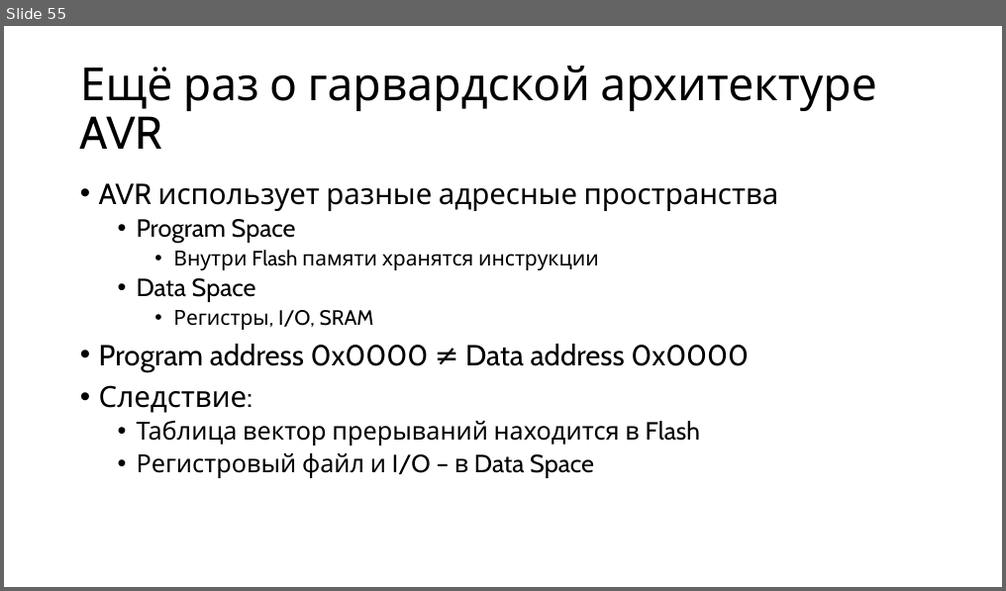
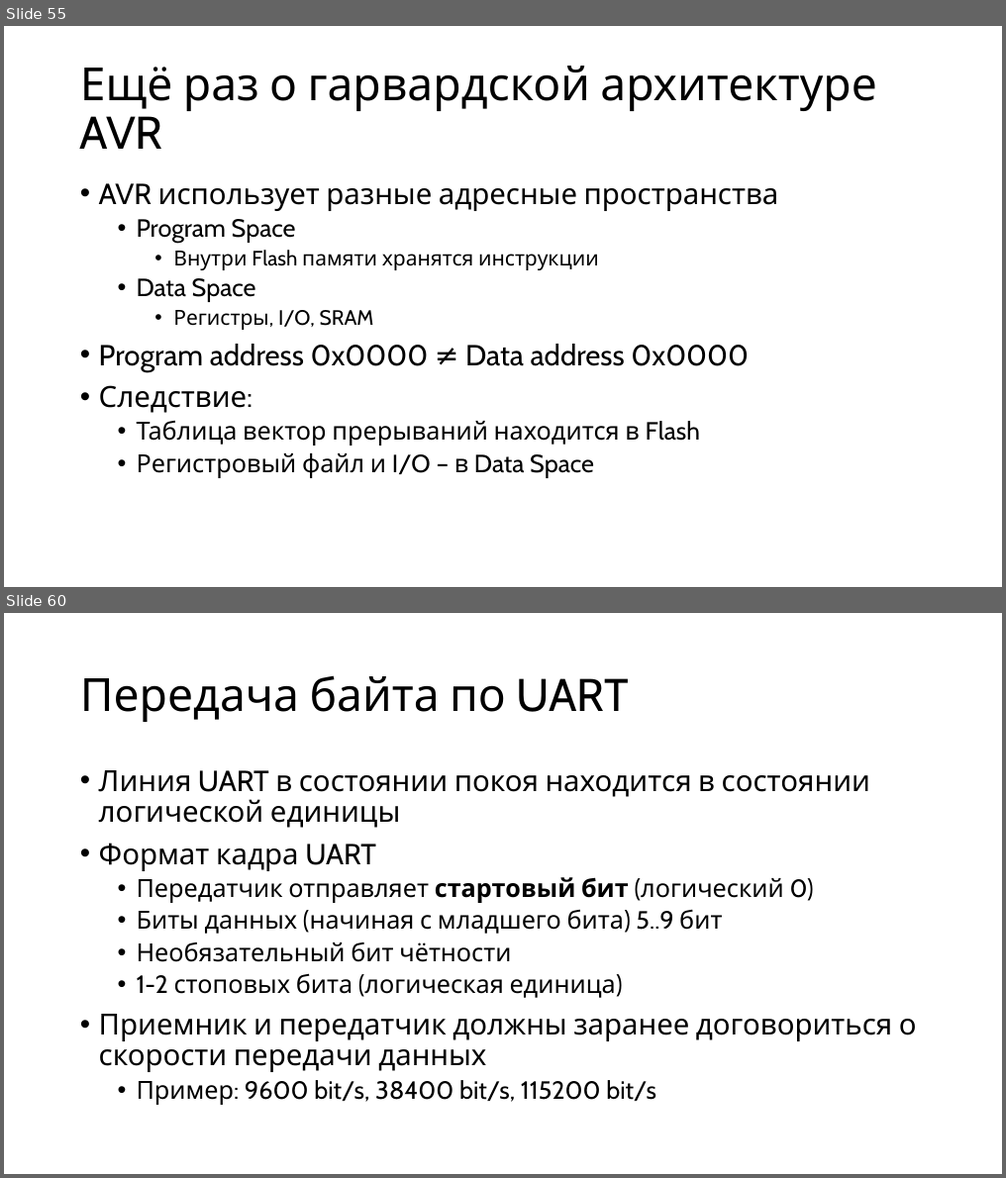
Before and after one commit to alexey-malov/mpp, a slide deck: lectures/14/Microcontroller Programming.pptx. Shown one above the other, each under a label of ours: slide 55 before the commit, slides 55 and 60 after it; the slides between them are not shown. The pictures are 1006x591 and 1006x1178 pixels, drawn with LibreOffice and Linux fonts; fonts in the diff are those of the drawing. Boxes give left, top, right and bottom in pixels: in the first picture for what was removed or moved away, otherwise in the second. Text is boxed around its words. In the diff, an @@ line names an element or a change of style, - is before the commit and + after.

```diff
--- a/lectures/14/Microcontroller Programming.pptx
+++ b/lectures/14/Microcontroller Programming.pptx
@@ slide 60 added at (4,613,1002,1174), background #FFFFFF @@
@@ title added at (80,675,629,722), 44 pt, text #000000 @@
+Передача байта по UART
@@ text added at (99,770,917,1105), 24 pt, text #000000 @@
+• Линия UART в состоянии покоя находится в состоянии логической единицы
+• Формат кадра UART
+  • Передатчик отправляет стартовый бит (логический 0)
+  • Биты данных (начиная с младшего бита) 5..9 бит
+  • Необязательный бит чётности
+  • 1-2 стоповых бита (логическая единица)
+• Приемник и передатчик должны заранее договориться о скорости передачи данных
+  • Пример: 9600 bit/s, 38400 bit/s, 115200 bit/s
```
Also in this commit, not shown: 1 slide changed, 31 other slides added, 1 slide removed.
